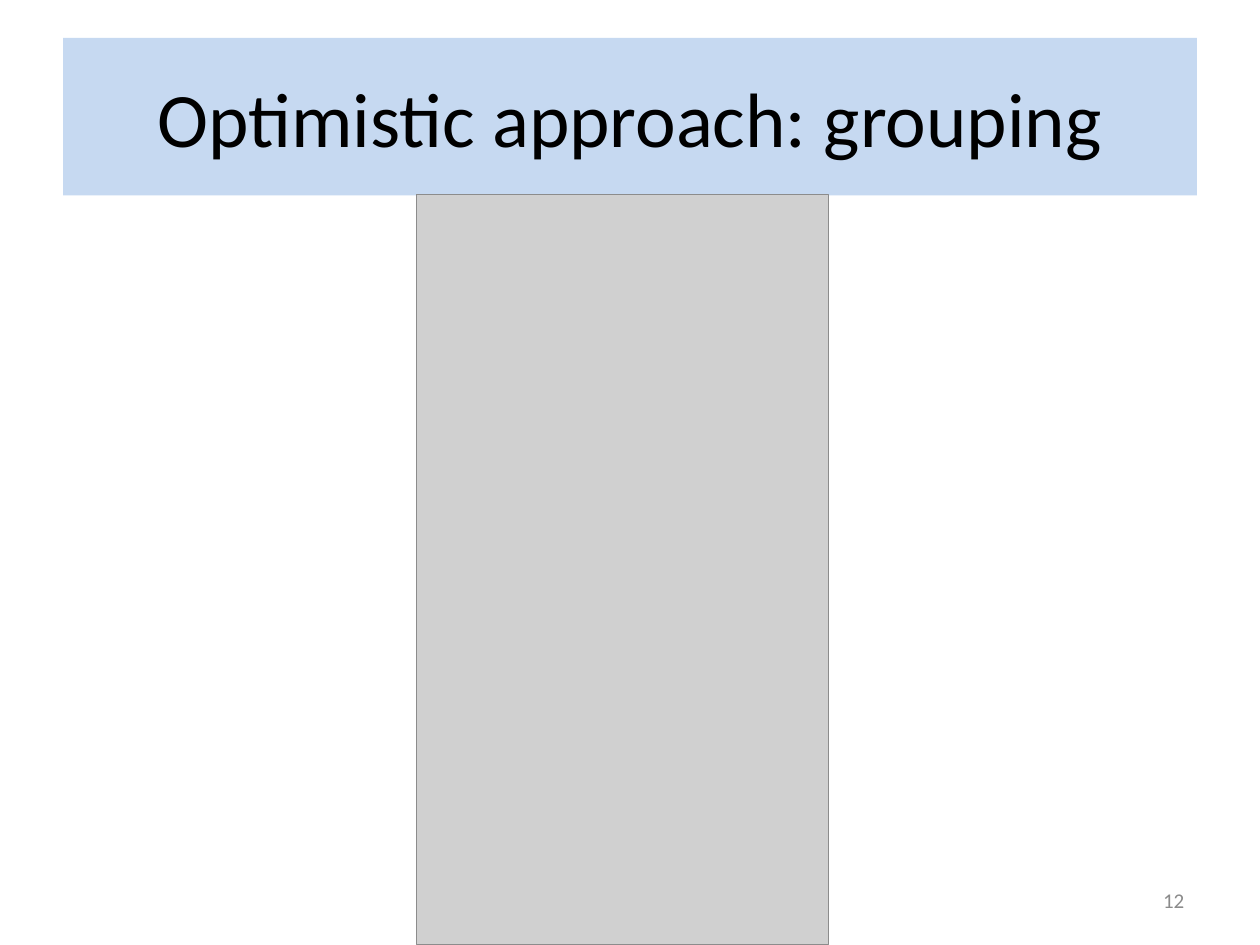
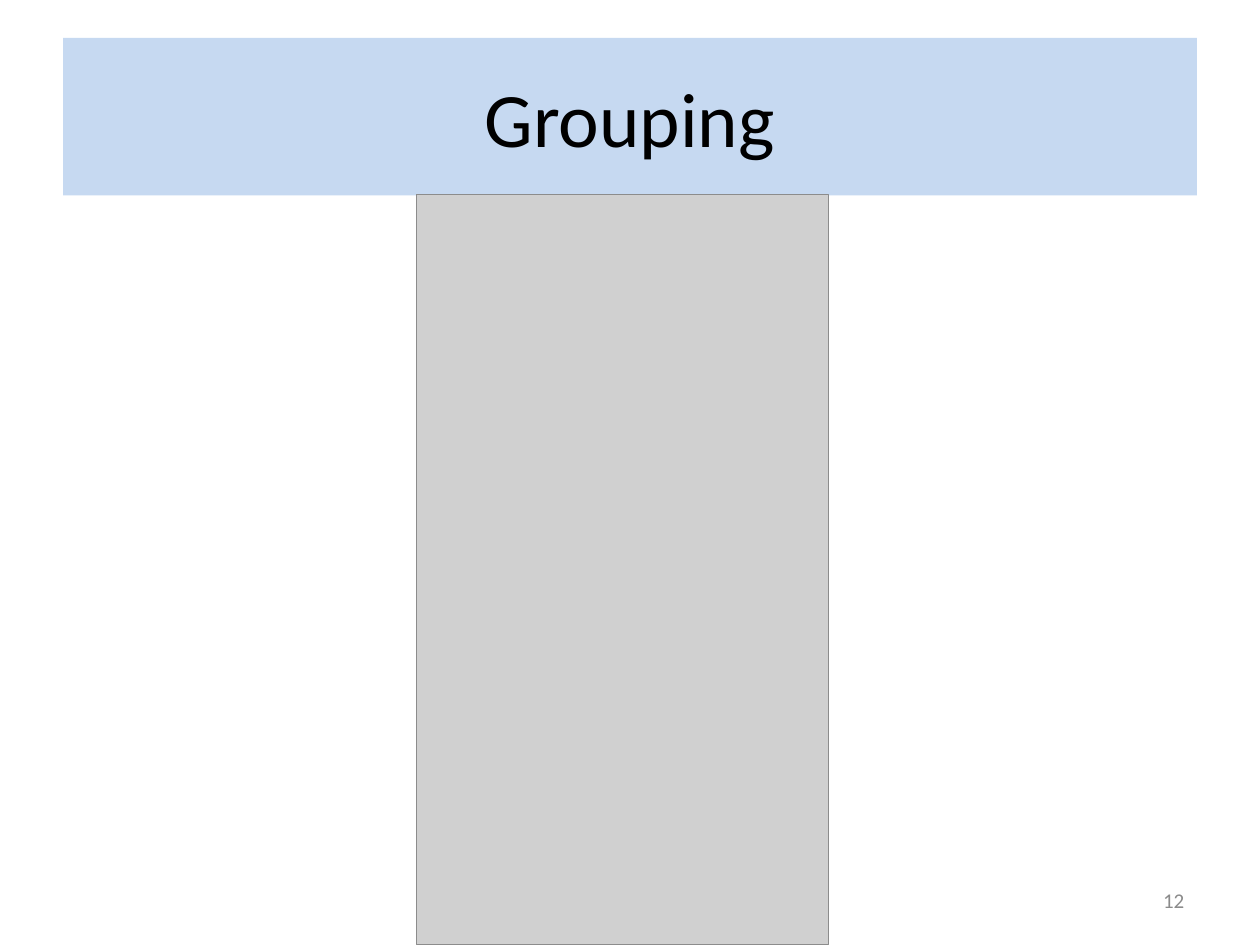
Before and after one commit to flame-stream/Papers, a slide deck: slide 12 of 2018/invalidation/slides.pptx. Drawn at 1260x945 pixels with LibreOffice and Linux fonts; fonts in the diff are those of the drawing; grey boxes stand for pictures; background and template pictures are left out. Boxes give left, top, right and bottom in pixels: in the first picture for what was removed or moved away, otherwise in the second. Text is boxed around its words. In the diff, an @@ line names an element or a change of style, - is before the commit and + after.

Commit message:
Update slides

```diff
--- a/2018/invalidation/slides.pptx
+++ b/2018/invalidation/slides.pptx
@@ title at (x1=485, y1=94, x2=775, y2=161): text changed @@
-Optimistic approach: grouping
+Grouping
```
Also in this commit, not shown: 1 other slide changed.
